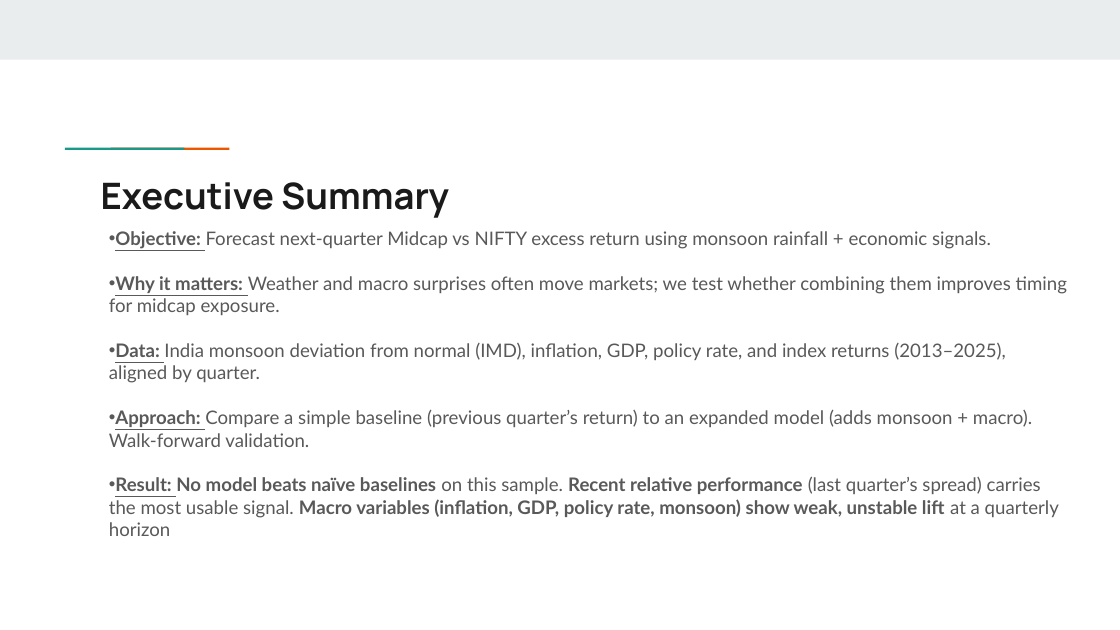
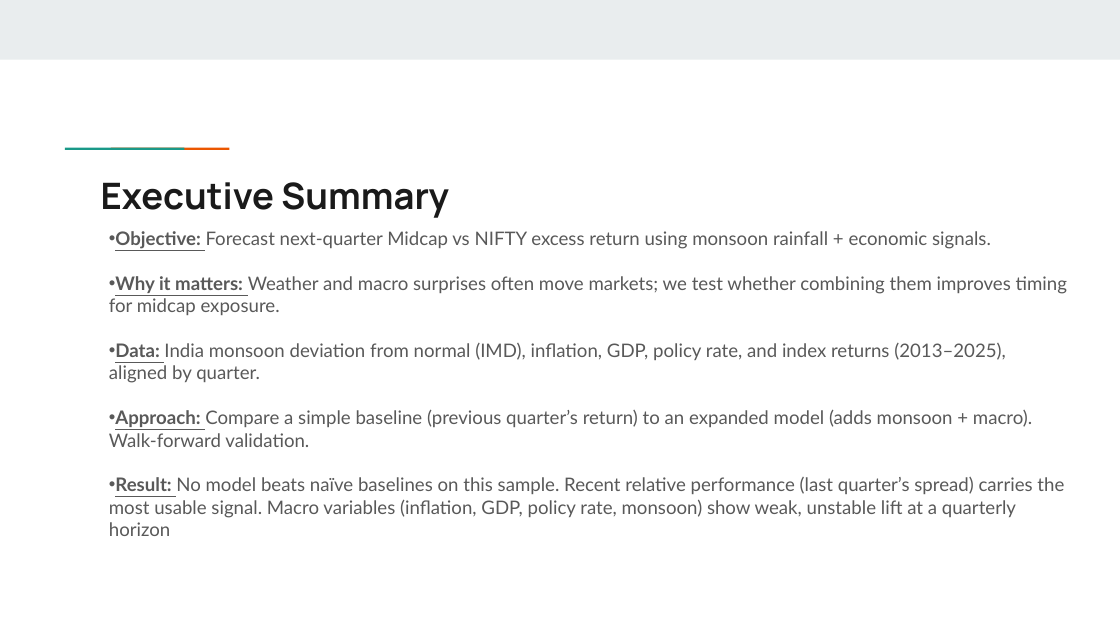
Before and after one commit to abpanic/marketpredict, a slide deck: slide 2 of Abpanick-Final Presentation.pptx. Drawn at 1120x630 pixels with LibreOffice and Linux fonts; fonts in the diff are those of the drawing. Boxes give left, top, right and bottom in pixels: in the first picture for what was removed or moved away, otherwise in the second. Text is boxed around its words. In the diff, an @@ line names an element or a change of style, - is before the commit and + after.

```diff
--- a/Abpanick-Final Presentation.pptx
+++ b/Abpanick-Final Presentation.pptx
@@ text at bbox=[109, 477, 1064, 536]: bold off in "No model beats naïve baselines Recent relative ..." @@
```
Also in this commit, not shown: 1 other slide changed, 4 other files.
